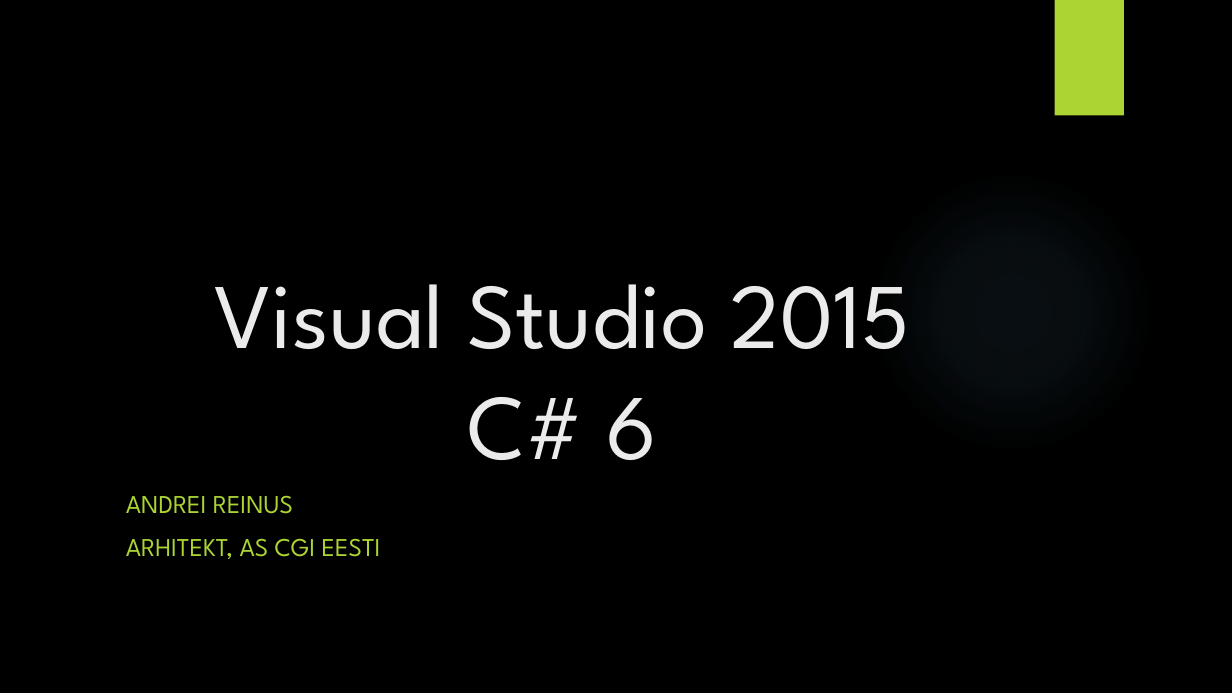
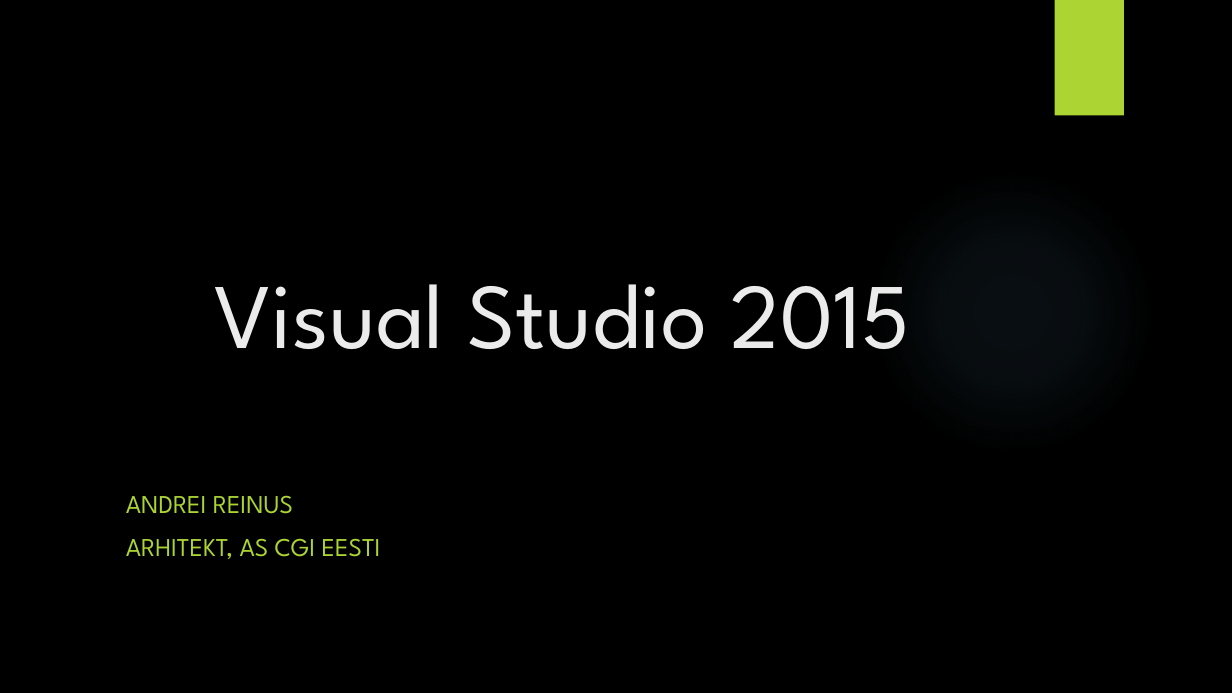
Before and after one commit to andreireinus/vs2015-eneta, a slide deck: slide 1 of vs2015.pptx. Drawn at 1232x693 pixels with LibreOffice and Linux fonts; fonts in the diff are those of the drawing; background and template pictures are left out. Boxes give left, top, right and bottom in pixels: in the first picture for what was removed or moved away, otherwise in the second. Text is boxed around its words. In the diff, an @@ line names an element or a change of style, - is before the commit and + after.

```diff
--- a/vs2015.pptx
+++ b/vs2015.pptx
@@ title at [214, 284, 910, 349]: text changed @@
-Visual Studio 2015
-C# 6
+Visual Studio 2015
```
Also in this commit, not shown: 2 other slides changed, 4 slides added, 1 other file.
